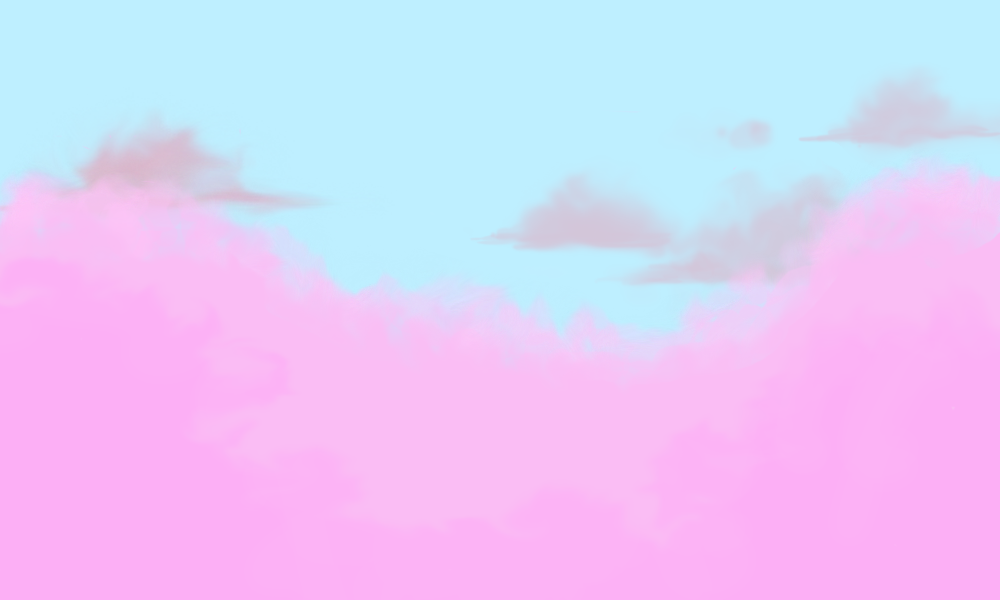
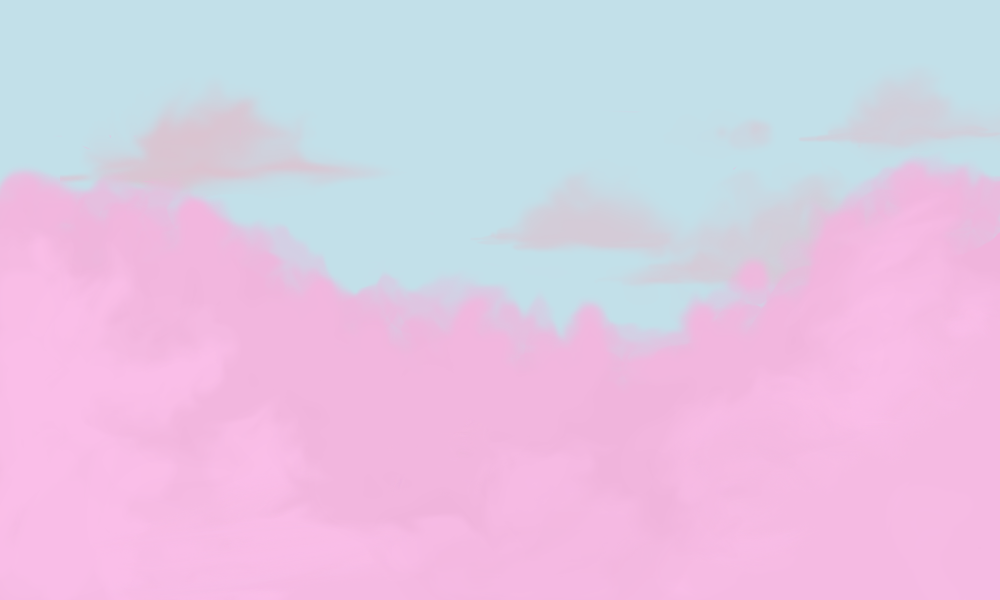
Layered file, before and after one edit (1000 × 600). Changes by layer:
painted on "Ebene 9" over left=0, top=0, right=1000, bottom=600
painted on "Ebene 8" over left=0, top=161, right=1000, bottom=600
"Ebene 15": opacity 81% → 100%, moved it above "Ebene 11", painted on it over left=0, top=87, right=976, bottom=578
painted on "Ebene 11" over left=0, top=0, right=1000, bottom=600
painted on "Ebene 3" over left=0, top=141, right=1000, bottom=409
removed layer "Ebene 10" over left=0, top=141, right=1000, bottom=430
painted on "Ebene 14" over left=0, top=0, right=1000, bottom=600
"Ebene 13": opacity 50% → 81%, painted on it over left=60, top=52, right=1000, bottom=339
painted on "Ebene 5" over left=0, top=0, right=1000, bottom=600
